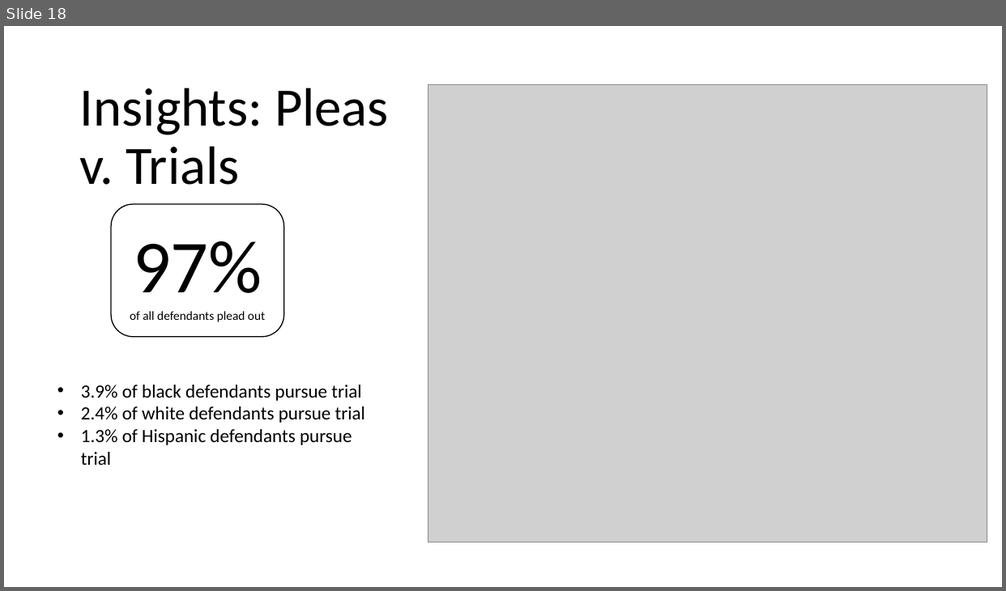
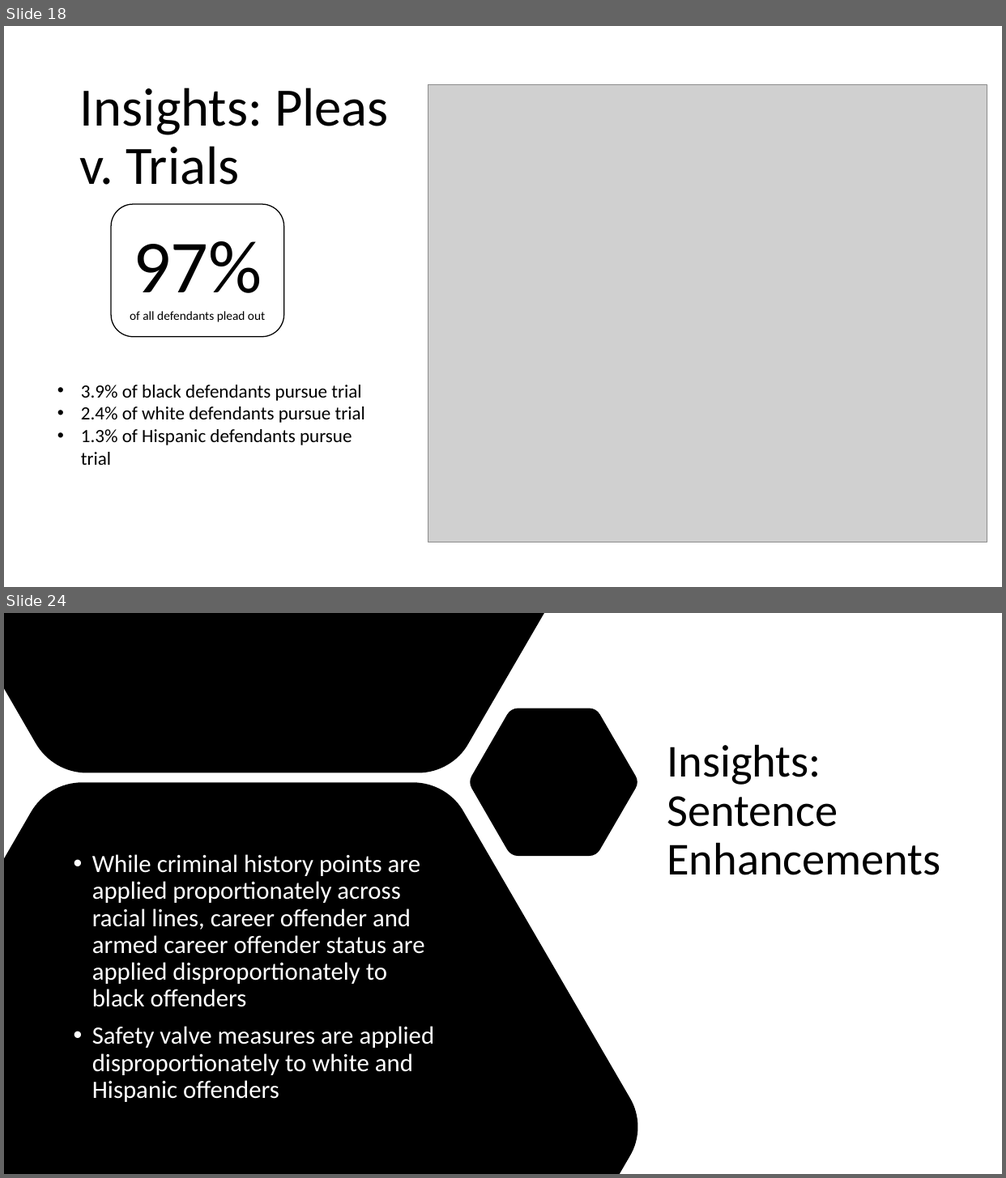
Before and after one commit to jenwhitson/sentencing_project, a slide deck: Presentation.pptx. Shown one above the other, each under a label of ours: slide 18 before the commit, slides 18 and 24 after it; the slides between them are not shown. The pictures are 1006x591 and 1006x1178 pixels, drawn with LibreOffice and Linux fonts; fonts in the diff are those of the drawing; grey boxes stand for pictures. Boxes give left, top, right and bottom in pixels: in the first picture for what was removed or moved away, otherwise in the second. Text is boxed around its words. In the diff, an @@ line names an element or a change of style, - is before the commit and + after.

Commit message:
added safety valve portion to presentation

```diff
--- a/Presentation.pptx
+++ b/Presentation.pptx
@@ slide 24 added at box(4, 613, 1002, 1174), background #FFFFFF @@
@@ freeform shape added at box(4, 613, 638, 1174), fill #000000 @@
@@ title added at box(667, 744, 941, 875), 44 pt, text #000000 @@
+Insights: Sentence Enhancements
@@ text added at box(92, 854, 435, 1102), 24 pt, text #FFFFFF @@
+• While criminal history points are applied proportionately across racial lines, career offender and armed career offender status are applied disproportionately to black offenders
+• Safety valve measures are applied disproportionately to white and Hispanic offenders
```
Also in this commit, not shown: 4 slides changed, 2 other slides added, 1 slide removed.
